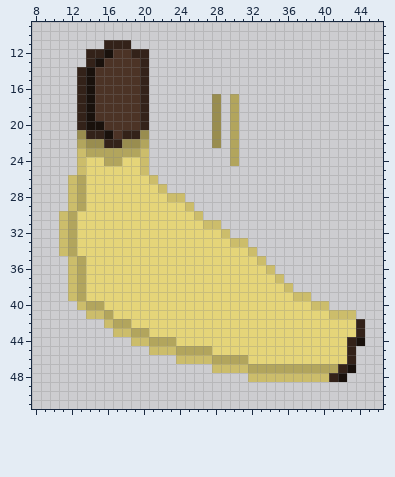
One commit to this pixel-art sprite: sprites/S_Banane/14c8d980-63dd-4c0e-b583-f3e39332108f.png. The first picture shows the starting point.
The file is 64x64 pixels. Shown: x 8..46, y 9..51.
After:
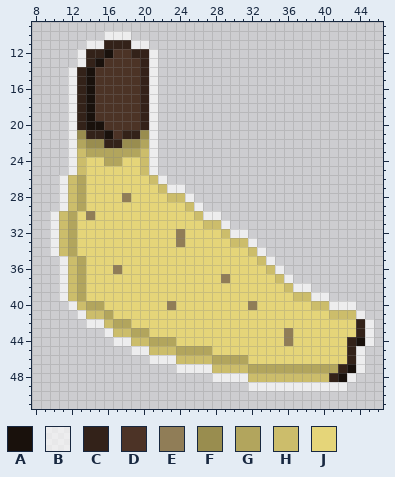
Palette (. is transparent): A #19110c  B #ffffffa3  C #332219  D #4c3326  E #907d57  F #998d4f  G #b2a55d  H #ccbd6b  J #e5d579
The edit:
There is now colour B in row 10 at x 16 to 18; in row 11 at x 14 to 15 and 19 to 20; in rows 12 to 13 at x 13 and 21; in rows 14 to 25 at x 12 and 21; in row 26 at x 11 and 22; in row 27 at x 11 and 23 to 24.
There is now colour B in row 28 at x 11 and 25; in row 29 at x 11 and 26; in row 30 at x 10 and 27 to 28; in row 31 at x 10 and 29; in row 32 at x 10 and 30 to 31; in row 33 at x 10 and 32.
There is now colour B in row 34 at x 10 and 33; in row 35 at x 11 and 34; in row 36 at x 11 and 35; in row 37 at x 11 and 36; in row 38 at x 11 and 37 to 38; in row 39 at x 11 and 39 to 40.
There is now colour B in row 40 at x 12 and 41 to 43; in row 41 at x 13 and 44; in row 42 at x 14 to 15 and 45; in row 43 at x 16 and 45; in row 44 at x 17 to 18 and 45; in row 45 at x 19 to 20 and 44.
There is now colour B in row 46 at x 21 to 23 and 44; in row 47 at x 24 to 27 and 44; in row 48 at x 28 to 31 and 43; in row 49 at x 32 to 42.
The edit turns colour J into colour E in row 28 at x 18; in row 30 at x 14; in rows 32 to 33 at x 24; in row 36 at x 17; in row 37 at x 29; in row 40 at x 23 and 32.
The edit turns colour J into colour E in rows 43 to 44 at x 36.
The author cleared colour F in rows 17 to 22 at x 28.
The author cleared colour G in rows 17 to 24 at x 30.
Boxes around the changes in both pictures, in picture pixels (x1, y1, x2, y2):
changed: (50, 31, 374, 391)
